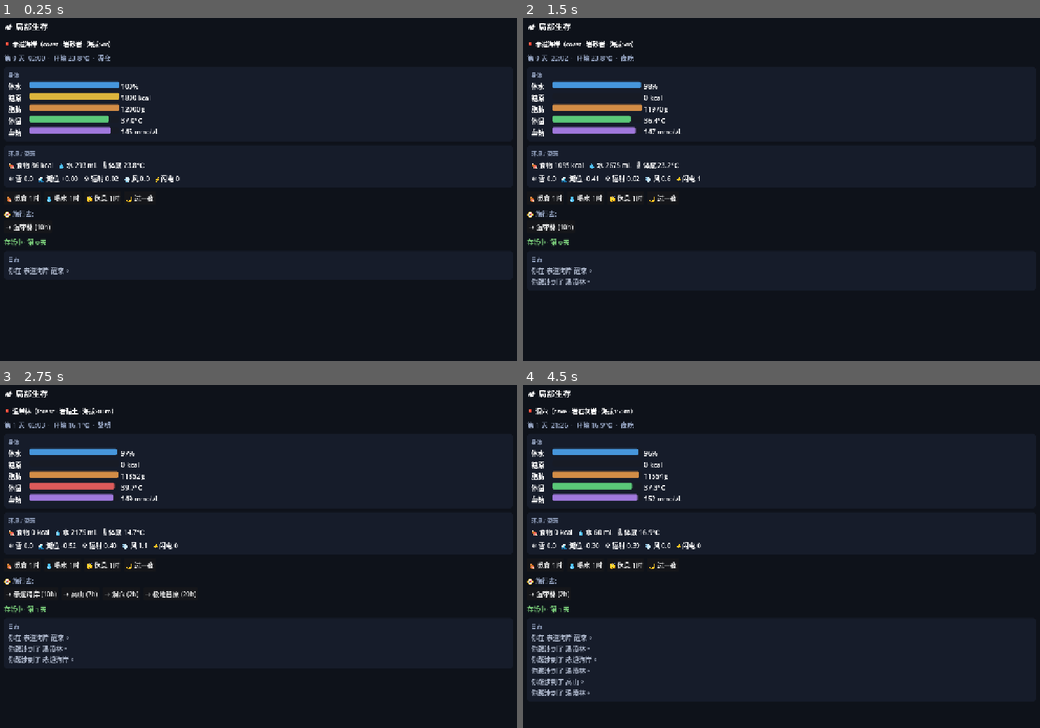
Above: before the commit, frames 1-4 (two rows, left to right).
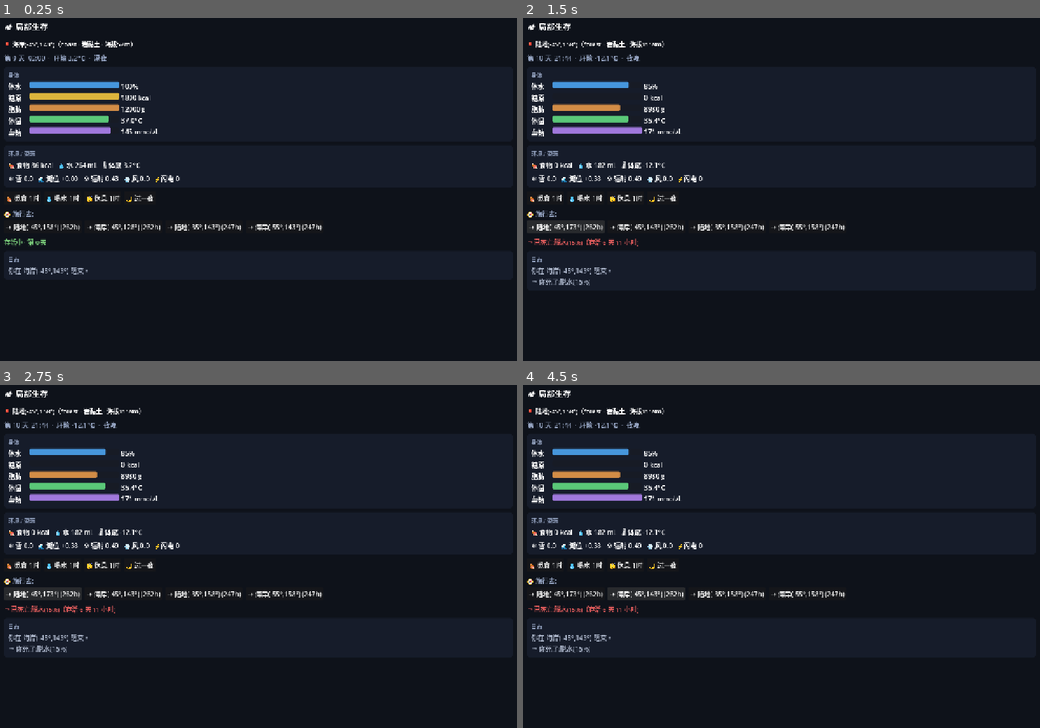
Above: after the commit, the same moments.

Repository: Mass404/survival-model
Game: Godot game, scene res://LocalMain.tscn
Same seed, same stepped clock (60 frames per second), same inputs: the game is played once before the commit and once after it. This scene is started directly instead of the project's main scene.
Inputs (mouse positions are in pixels of both pictures, inside the frame that each line leads up to):
- Up to frame 1 (0.25 s): no input
- Up to frame 2 (1.5 s): click (548, 227) at 0.5 s, where only the run before the commit has a clickable "→ 温带林 (10h)"; click (554, 227) at 1.25 s, where only the run before the commit has a clickable "→ 赤道海岸 (10h)"
- Up to frame 3 (2.75 s): click "→ 温带林 (10h)" (after the commit: "→ 陆地(-45°,173°) (262h)") at 2 s
- Up to frame 4 (4.5 s): click (605, 594) at 2.75 s, where only the run before the commit has a clickable "→ 高山 (7h)"; click (548, 594) at 3.5 s, where only the run before the commit has a clickable "→ 温带林 (7h)"; click (647, 594) at 4.25 s, where only the run after the commit has a clickable "→ 海岸(-45°,143°) (262h)"

The runs differ from the first frame. In frame 1, 1.1% of the frame differs, in the area x 2-63%, y 6-75%; in frame 2, 2.5%; in frame 3, 2.9%; in frame 4, 3.2%, in the area x 0-63%, y 6-91%.

Commit message:
feat: U4 默认空降开局 + LocalMain 旅行UI 适配 cell_mode(两层统一收尾)
游戏默认从"5 个写死地点"切到"全球宜居格空降",旅行UI 全面走 cell_mode:
- Local.find_spawn():扫全球挑宜居起点(陆·|纬|<=55·海拔<=2500m·液态温2~38℃·生产力最高),
  确定性,带退路(无解时取中低纬陆格)
- LocalMain: setup 后 find_spawn 空降 enter_cell(取代 player=0 赤道海岸);
  旅行按钮名改 _nb_name,cell_mode 用 peek_cell_name(否则把全球格索引当 locs 索引会越界)
- setup/_build(5 写死地点)保留不动,localcheck/survivecheck 零改动续绿(legacy 兼容)
- spawncheck.gd 4 项全过:起点宜居+cell_mode就位 / 邻格命名 / 旅行抵达 / find_spawn确定性
- 回归全绿:localcheck/survivecheck(legacy)/cellmovecheck(U2/U3)/anycellcheck(U1)

两层统一完整收尾:开局空降宜居格→网格移动→任意格全保真求生,全局格单一真相。

Co-Authored-By: Claude Opus 4.8 <noreply@anthropic.com>

Diff:
--- a/godot/LocalMain.gd
+++ b/godot/LocalMain.gd
@@ -25,7 +25,8 @@
 	world.spinUp()
 	for d in 180: world.stepDay(d % Sim.YEAR)     # 推到温暖季,出生点宜居
 	local = LocalS.new(); local.setup(world, geo)
-	local.player = 0                               # 从赤道海岸起步
+	var sp: Array = local.find_spawn()             # 两层统一:空降全球宜居格(取代写死地点)
+	local.enter_cell(sp[0], sp[1])
 	_build_ui()
 	_log_add("你在 %s 醒来。" % local.cur_loc()["name"])
 	refresh()
@@ -110,8 +111,10 @@
 	local.forage(1); _advance(60)            # forage 已含喝水(到解渴)
 func _do_night() -> void:
 	local.auto_forage = true; _advance(480); local.auto_forage = false   # 睡 8 小时
+func _nb_name(k: int) -> String:                   # 邻格显示名(cell_mode:全球格;否则:locs 索引)
+	return local.peek_cell_name(k) if local.cell_mode else String(local.locs[k]["name"])
 func _do_travel(k: int) -> void:
-	var nm: String = local.locs[k]["name"]
+	var nm: String = _nb_name(k)
 	if local.travel_to(k):
 		var mins: int = int(local.traveling["tot"]) + 1
 		local.auto_forage = true; _advance(mins); local.auto_forage = false
@@ -145,7 +148,7 @@
 	for c in travel_box.get_children(): c.queue_free()
 	for nb in local.neighbors(local.player):
 		var k: int = nb[0]; var hrs: float = float(nb[1]) / 60.0
-		travel_box.add_child(_btn("→ %s (%.0fh)" % [local.locs[k]["name"], hrs], _do_travel.bind(k)))
+		travel_box.add_child(_btn("→ %s (%.0fh)" % [_nb_name(k), hrs], _do_travel.bind(k)))
 	if b.dead:
 		status_label.text = "⚰ 已死亡:%s（存活 %d 天 %d 小时)" % [b.deathCause, b.hoursAlive / 24, b.hoursAlive % 24]
 		status_label.add_theme_color_override("font_color", Color8(220, 90, 90))
--- a/godot/sim/Local.gd
+++ b/godot/sim/Local.gd
@@ -370,6 +370,24 @@
 	var elev_m: float = _elev_m(k)
 	var kind: String = _derive_kind(k, c[0], elev_m)
 	return "%s(%d°,%d°)" % [KIND_CN.get(kind, kind), int(round(c[0])), int(round(c[1]))]
+
+# 挑一个宜居起点格(陆·中低纬·非极寒酷热·非高山·生产力最高)→ [lat,lon];供默认空降开局
+func find_spawn() -> Array:
+	var bestK := -1; var bestScore := -1.0
+	for k in Sim.SZ:
+		if world.Land[k] == 0: continue
+		var c: Array = _cell_center(k)
+		if absf(c[0]) > 55.0: continue
+		if _elev_m(k) > 2500.0: continue
+		var t: float = world.Teff(k / Sim.NLon, k % Sim.NLon)
+		if t < 2.0 or t > 38.0: continue
+		var score: float = float(world.N[k]) + float(world.H[k]) * 0.5 + 0.01   # 生产力;+ε 保证有解
+		if score > bestScore: bestScore = score; bestK = k
+	if bestK < 0:                                          # 退路:任一中低纬陆格
+		for k in Sim.SZ:
+			if world.Land[k] != 0 and absf(_cell_center(k)[0]) < 45.0: bestK = k; break
+	if bestK < 0: bestK = 0
+	return _cell_center(bestK)
 
 # 土壤水平衡(逐小时):降水补给→蒸发→满溢径流→深渗补地下水→地下水慢基流(旱季泉)
 func _soil_step(L: Dictionary) -> void:
--- /dev/null
+++ b/godot/spawncheck.gd
@@ -0,0 +1,65 @@
+extends SceneTree
+# 默认空降开局 headless 验证:godot --headless --path godot --script res://spawncheck.gd
+# 验 LocalMain 的新默认路径(setup→find_spawn→enter_cell→邻格命名→旅行)在 sim 层成立:
+# 起点宜居(陆·中低纬·非极端·非高山)、cell_mode 就位、邻格有名、可旅行抵达。确定性零随机。
+const Sim = preload("res://sim/World.gd")
+const GeoS = preload("res://sim/Geo.gd")
+const LocalS = preload("res://sim/Local.gd")
+
+func _initialize() -> void:
+	var g = GeoS.new(); g.generate()
+	var w = Sim.new(); w.geo = g
+	w.land_mask = g.coarse_land(Sim.NLat, Sim.NLon)
+	w.spinUp()
+	var day := 0
+	for s in 30 * Sim.YEAR:                       # 行星演化出生命(find_spawn 按生产力挑点)
+		w.stepDay(day % Sim.YEAR)
+		if day % 10 == 0: w.stepLife(10.0)
+		if day % Sim.YEAR == 0: w.stepGeo()
+		day += 1
+	var loc = LocalS.new(); loc.setup(w, g)
+	print("================ 默认空降开局 验证 ================")
+
+	# 默认路径:find_spawn → enter_cell(LocalMain 开局照做)
+	var sp: Array = loc.find_spawn()
+	loc.enter_cell(sp[0], sp[1])
+	var k: int = loc.player_k
+	var L = loc.cur_loc()
+	var t: float = w.Teff(k / Sim.NLon, k % Sim.NLon)
+	print("  起点: %s · 格%d (%.0f°,%.0f°) · 岩%s · 海拔%.0fm · 边界%.1f℃ · 食容%.0f" % [
+		L["name"], k, sp[0], sp[1], L["lith"], float(L["elev"]), t, float(L["foodCap"])])
+
+	# ① 起点宜居:陆地 · |纬|≤55 · 海拔≤2500m · 温度可液态(2~38℃) · cell_mode 就位
+	var spawn_ok: bool = w.Land[k] != 0 and absf(sp[0]) <= 55.0 and float(L["elev"]) <= 2500.0 and t >= 2.0 and t <= 38.0 and loc.cell_mode and loc.player_k >= 0
+
+	# ② 邻格有名(LocalMain 旅行按钮用 peek_cell_name):≥2 邻,名非空且非"地点[索引]"式
+	var nbs: Array = loc.neighbors(loc.player)
+	var name_ok: bool = nbs.size() >= 2
+	var names := []
+	for nb in nbs:
+		var nm: String = loc.peek_cell_name(nb[0])
+		names.append(nm)
+		if nm.is_empty(): name_ok = false
+	print("② 邻格(%d): %s" % [nbs.size(), str(names)])
+
+	# ③ 可旅行抵达邻格(默认路径的移动)
+	var destK: int = nbs[0][0]; var mins: int = nbs[0][1]
+	loc.travel_to(destK)
+	for m in mins + 120:
+		loc.step(1)
+		if loc.traveling == null: break
+	var travel_ok: bool = loc.player_k == destK and loc.cell_mode
+	print("③ 旅行: → 格%d(=%d:%s) 新起点[%s]" % [loc.player_k, destK, str(loc.player_k == destK), loc.cur_loc()["name"]])
+
+	# ④ 确定性:重建实例,find_spawn 应挑同一格(零随机)
+	var loc2 = LocalS.new(); loc2.setup(w, g)
+	var sp2: Array = loc2.find_spawn()
+	var det_ok: bool = is_equal_approx(sp2[0], sp[0]) and is_equal_approx(sp2[1], sp[1])
+
+	var all_ok: bool = spawn_ok and name_ok and travel_ok and det_ok
+	print("------------------------------------------------")
+	print("① 起点宜居%s ② 邻格命名%s ③ 旅行抵达%s ④ find_spawn确定性%s" % [_t(spawn_ok), _t(name_ok), _t(travel_ok), _t(det_ok)])
+	print("默认空降开局: %s" % ("✅ 全过" if all_ok else "❌ 有失败"))
+	quit(0 if all_ok else 1)
+
+func _t(b: bool) -> String: return "✅" if b else "❌"
